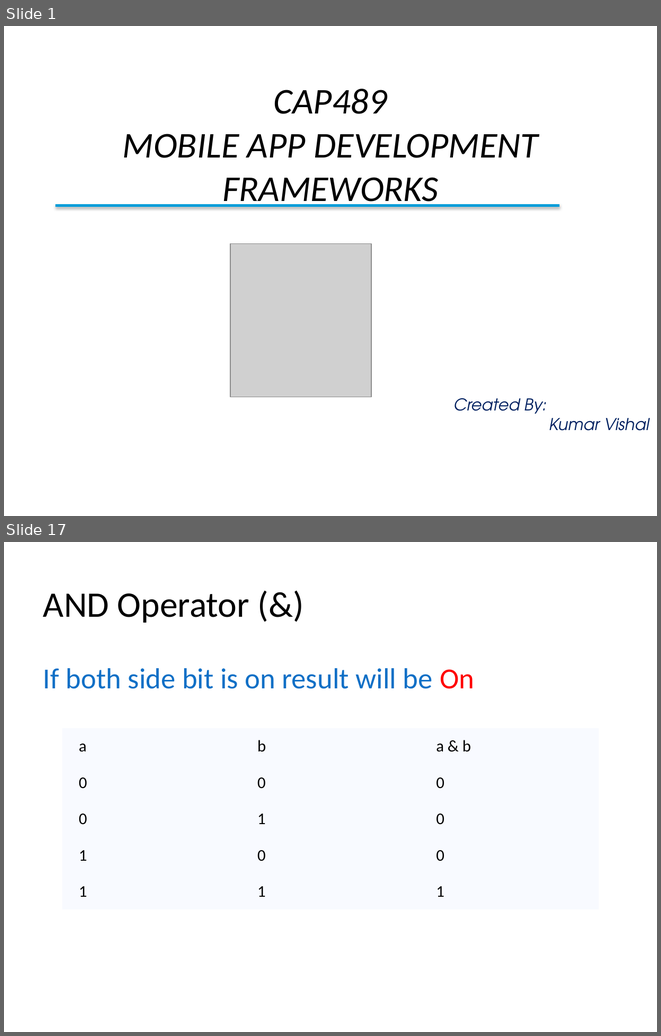
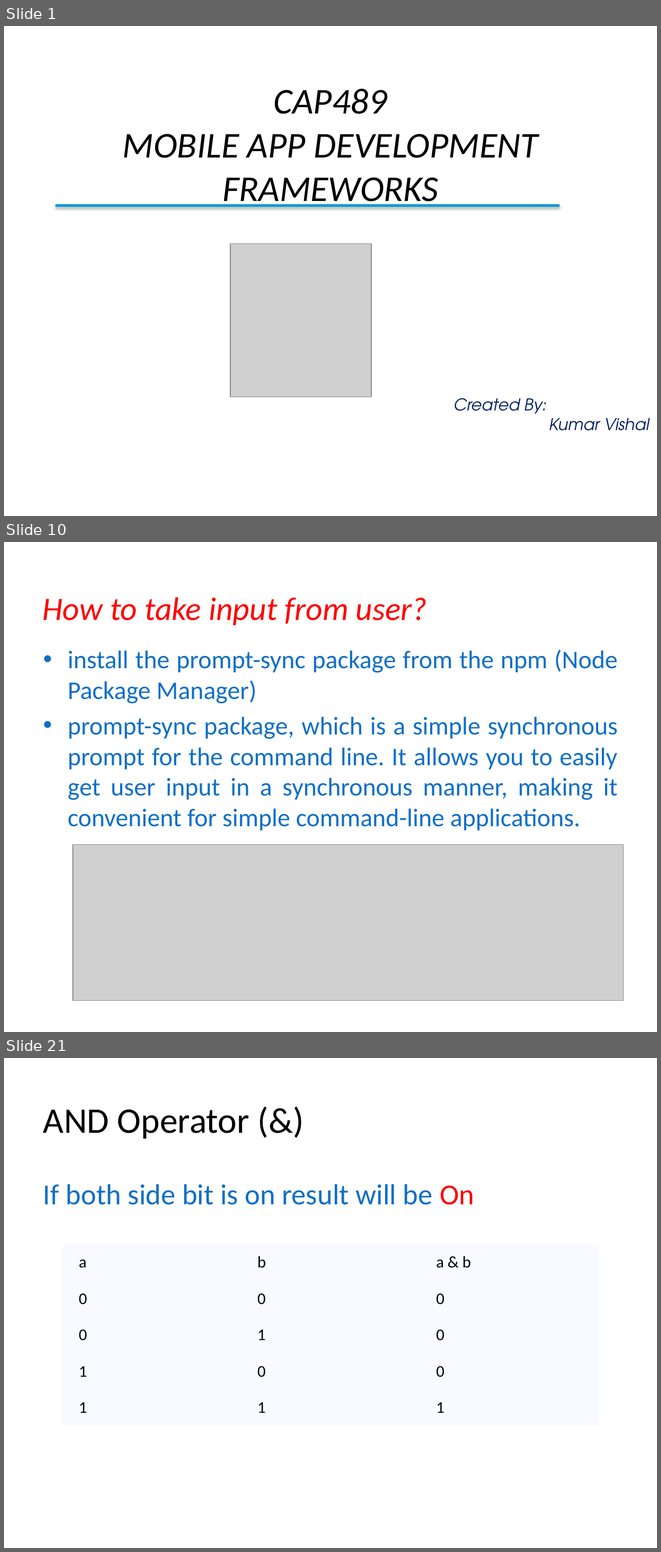
Before and after one commit to vishalamc/CAP489, a slide deck: typescriptVariablesTypesCntrolStructure.pptx. Shown one above the other, each under a label of ours: slides 1 and 17 before the commit, slides 1, 10 and 21 after it; the slides between them are not shown. The pictures are 661x1036 and 661x1552 pixels, drawn with LibreOffice and Linux fonts; fonts in the diff are those of the drawing; grey boxes stand for pictures; background and template pictures are left out. Boxes give left, top, right and bottom in pixels: in the first picture for what was removed or moved away, otherwise in the second. Text is boxed around its words. In the diff, an @@ line names an element or a change of style, - is before the commit and + after.

```diff
--- a/typescriptVariablesTypesCntrolStructure.pptx
+++ b/typescriptVariablesTypesCntrolStructure.pptx
@@ slide 10 added at (4, 542, 657, 1032), background #FFFFFF @@
@@ title added at (42, 597, 427, 625), 36 pt, text #FF0000, italic @@
+How to take input from user?
@@ text added at (68, 650, 618, 830), 28 pt, text #0F6FC6 @@
+• install the prompt-sync package from the npm (Node Package Manager)
+• prompt-sync package, which is a simple synchronous prompt for the command line. It allows you to easily get user input in a synchronous manner, making it convenient for simple command-line applications.
@@ picture added at (73, 844, 624, 1000) @@
@@ what was slide 17 is now slide 21 @@
```
Also in this commit, not shown: 26 slides changed, 4 other slides added, 2 slides removed, 5 other files.
